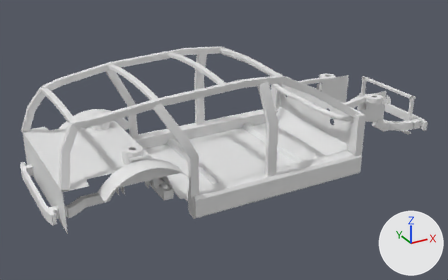
A saved change to the glTF model web/public/assets/body-structure.glb.
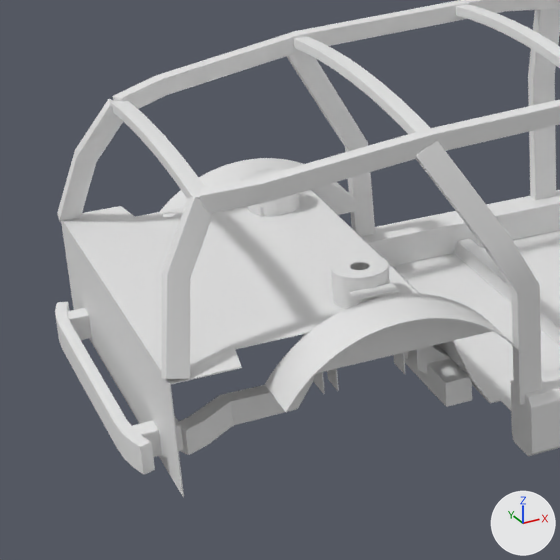
The first picture shows the older version from a 50 mm lens placed at (-3.29, -5.6, 3.43), pointed at (-0.22, -0.02, 0.64). The close-ups show the older and then the newer version on the part from 0% to 46% of the width and 18% to 92% of the height of that picture. Only the edits that show in the close-ups are written down. Lighting does not change. The marker at lower right points along +X, +Y and +Z. Where no turn or scale is listed for an object, it has been applied to the vertices. Vertices at exactly the same position are counted once.
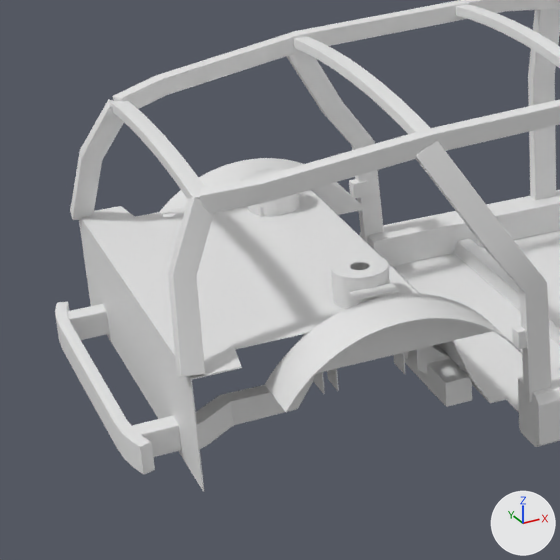
Where the newer file only moved an object's origin or applied its transform, the numbers keep the older frame.

The change, as a diff of the scene's bpy script:
```diff
--- a/web/public/assets/body-structure.glb.py
+++ b/web/public/assets/body-structure.glb.py
@@ me_mesh_5 @@
-me_mesh_5.from_pydata(...)  # 80 vertices, 156 faces; spans x 0.891..1.272, y -0.888..-0.691, z 0.018..1.017
+me_mesh_5.from_pydata(...)  # 156 vertices, 304 faces; spans x 0.871..1.292, y -0.888..-0.691, z 0.017..1.017
+# me_mesh_5 part 1: 80 vertices removed from x 0.891..1.272, y -0.888..-0.691, z 0.018..1.017; 100 vertices added at x 0.871..1.292, y -0.888..-0.691, z 0.017..1.017
+# me_mesh_5 part 2: 56 vertices added at x 1.162..1.232, y -0.751..-0.701, z 0.239..0.309
 me_mesh_5.materials.append(mat_body_ecoat)
@@ me_mesh_6 @@
-me_mesh_6.from_pydata(...)  # 80 vertices, 156 faces; spans x 0.891..1.272, y -0.888..-0.691, z 0.018..1.017
+me_mesh_6.from_pydata(...)  # 156 vertices, 304 faces; spans x 0.871..1.292, y -0.888..-0.691, z 0.017..1.017
+# me_mesh_6 part 3: 80 vertices removed from x 0.891..1.272, y -0.888..-0.691, z 0.018..1.017; 100 vertices added at x 0.871..1.292, y -0.888..-0.691, z 0.017..1.017
+# me_mesh_6 part 4: 56 vertices added at x 1.162..1.232, y -0.878..-0.828, z 0.239..0.309
 me_mesh_6.materials.append(mat_body_ecoat)
@@ me_mesh_9 @@
-me_mesh_9.from_pydata(...)  # 68 vertices, 132 faces; spans x 0.944..1.219, y -0.921..-0.658, z 0.249..0.787
+me_mesh_9.from_pydata(...)  # 68 vertices, 132 faces; spans x 0.968..1.195, y -0.921..-0.658, z 0.251..0.783
+# me_mesh_9 part 5: 68 vertices removed from x 0.944..1.219, y -0.921..-0.658, z 0.249..0.787; 68 vertices added at x 0.968..1.195, y -0.921..-0.658, z 0.251..0.783
 me_mesh_9.materials.append(mat_body_ecoat)
@@ me_mesh_10 @@
-me_mesh_10.from_pydata(...)  # 68 vertices, 132 faces; spans x 0.944..1.219, y -0.921..-0.658, z 0.249..0.787
+me_mesh_10.from_pydata(...)  # 68 vertices, 132 faces; spans x 0.968..1.195, y -0.921..-0.658, z 0.251..0.783
+# me_mesh_10 part 6: 68 of 68 vertices moved; they spanned x 0.944..1.219, y -0.921..-0.658, z 0.249..0.787 and now span x 0.968..1.195, y -0.921..-0.658, z 0.251..0.783; mean shift (-0.001, 0.0, -0.001)
 me_mesh_10.materials.append(mat_body_ecoat)
@@ me_mesh_28 @@
-me_mesh_28.from_pydata(...)  # 238 vertices, 484 faces; spans x 0.6..1.56, y -1.57..-0.01, z 0.31..0.73
+me_mesh_28.from_pydata(...)  # 238 vertices, 484 faces; spans x 0.67..1.56, y -1.57..-0.01, z 0.31..0.73
+# me_mesh_28 part 7: all 10 vertices in x 0.6..0.61, y -1.57..-0.01, z 0.31..0.73 are moved by (0.07, 0.0, 0.0)
 me_mesh_28.materials.append(mat_body_ecoat)
@@ ob_mesh_5 @@
 ob_mesh_5 = bpy.data.objects.new('Mesh_5', me_mesh_5)
-ob_mesh_5.location = (-2.202, 1.526, 0.461)
+ob_mesh_5.location = (-2.182, 1.526, 0.461)
@@ ob_mesh_6 @@
 ob_mesh_6 = bpy.data.objects.new('Mesh_6', me_mesh_6)
-ob_mesh_6.location = (-2.202, 0.053, 0.461)
+ob_mesh_6.location = (-2.182, 0.053, 0.461)
@@ ob_mesh_9 @@
 ob_mesh_9 = bpy.data.objects.new('Mesh_9', me_mesh_9)
-ob_mesh_9.location = (-3.184, 1.439, 0.594)
+ob_mesh_9.location = (-3.158, 1.439, 0.595)
@@ ob_mesh_10 @@
 ob_mesh_10 = bpy.data.objects.new('Mesh_10', me_mesh_10)
-ob_mesh_10.location = (-3.184, 0.14, 0.594)
+ob_mesh_10.location = (-3.158, 0.14, 0.595)
@@ ob_mesh_39 @@
 ob_mesh_39 = bpy.data.objects.new('Mesh_39', me_mesh_39)
-ob_mesh_39.location = (-1.052, 0.0, -0.123)
+ob_mesh_39.location = (-1.037, 0.0, -0.107)
```

Boxes [x1, y1, x2, y2] around the edits, measured in the close-ups (560 x 560 px; the box of a moved part takes in the faces that stretch with it):
'Mesh_28', reshaped
    before: [61, 190, 419, 497]
    after: [79, 190, 419, 492]
'Mesh_6', reshaped, moved (7% wider)
    before: [416, 141, 542, 405]
    after: [416, 141, 551, 402]
'Mesh_10', reshaped, moved (10% narrower)
    before: [162, 197, 213, 380]
    after: [168, 198, 214, 377]
'Mesh_5', reshaped, moved (10% wider)
    before: [286, 51, 375, 237]
    after: [286, 51, 384, 243]
'Mesh_9', reshaped, moved (18% narrower)
    before: [57, 99, 123, 221]
    after: [70, 99, 124, 220]
'Mesh_39', moved
    before: [510, 368, 560, 456]
    after: [518, 368, 560, 447]
part 1 of me_mesh_5, moved or reshaped
    before: [322, 102, 375, 237]
    after: [322, 102, 384, 243]
part 2 of me_mesh_5, added
    after: [349, 179, 369, 199]
part 3 of me_mesh_6, moved or reshaped
    before: [488, 240, 542, 405]
    after: [489, 240, 551, 402]
part 4 of me_mesh_6, added
    after: [512, 325, 527, 350]
part 6 of me_mesh_10, moved or reshaped
    before: [162, 197, 201, 379]
    after: [168, 198, 201, 377]
part 7 of me_mesh_28, moved or reshaped
    before: [61, 206, 242, 497]
    after: [79, 206, 242, 492]
